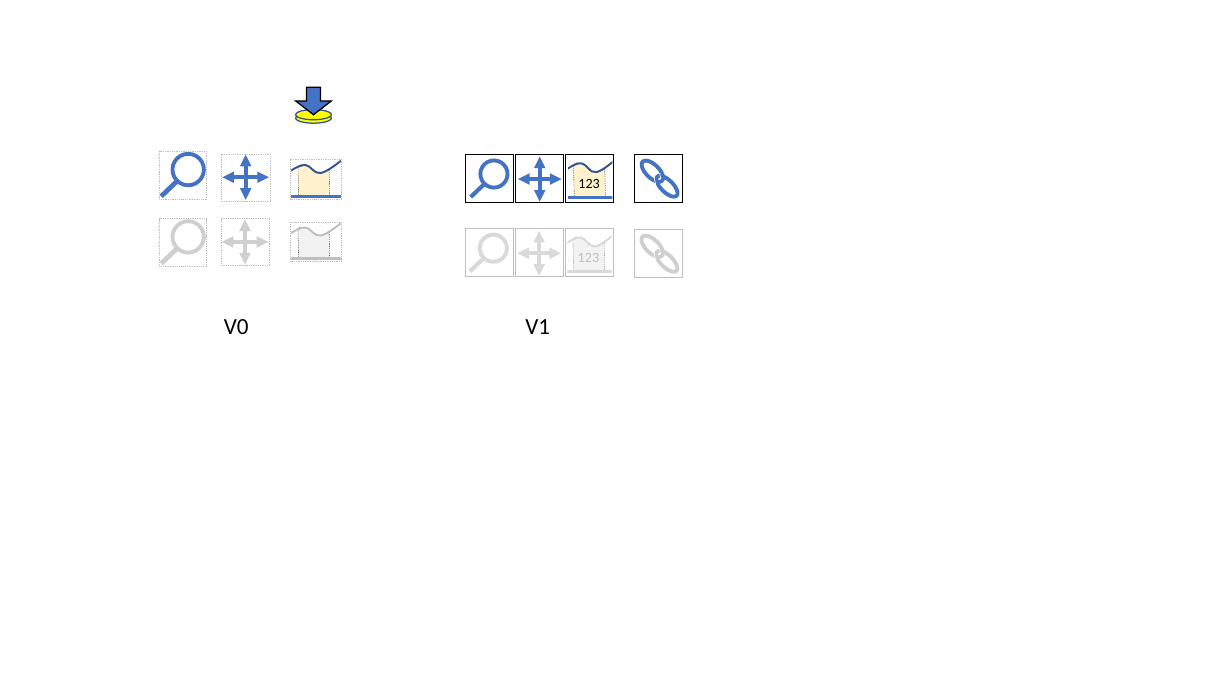
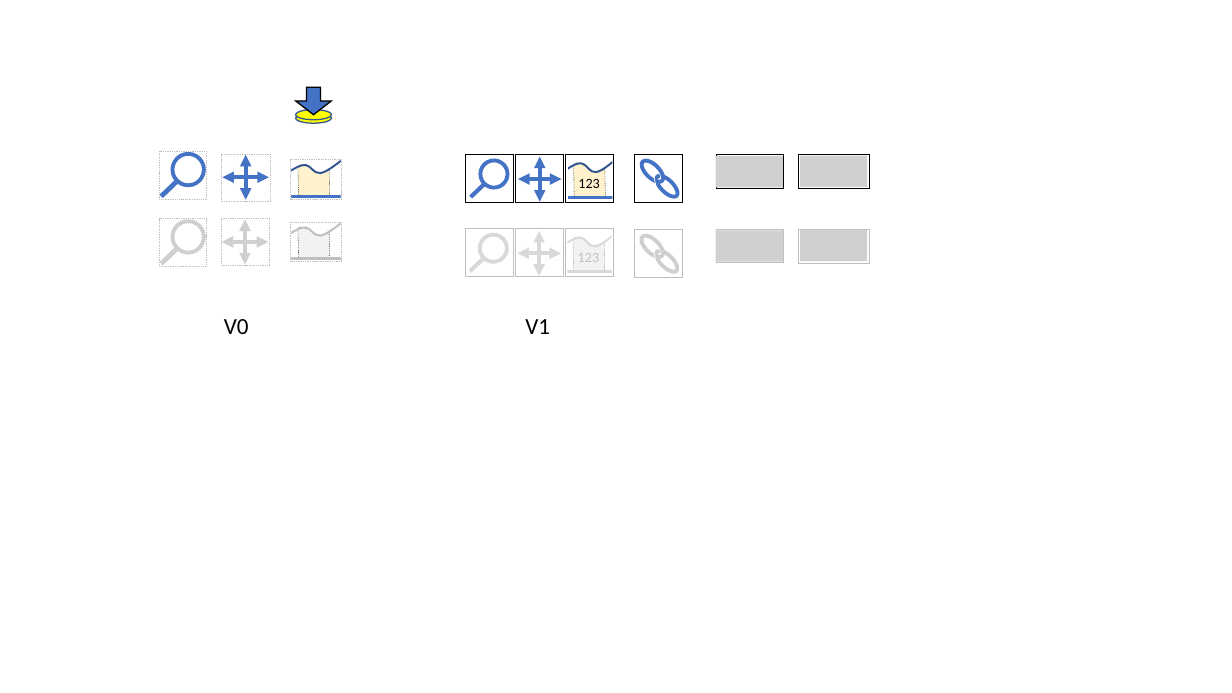
Before and after one commit to matsselen/IOLabWeb, a slide deck: slide 1 of images/IOLabWebImages.pptx. Drawn at 1232x693 pixels with LibreOffice and Linux fonts; fonts in the diff are those of the drawing; grey boxes stand for pictures. Boxes give left, top, right and bottom in pixels: in the first picture for what was removed or moved away, otherwise in the second. Text is boxed around its words. In the diff, an @@ line names an element or a change of style, - is before the commit and + after.

```diff
--- a/images/IOLabWebImages.pptx
+++ b/images/IOLabWebImages.pptx
@@ rectangle added at (716, 155, 784, 189), outline #000000 0.75 pt @@
@@ picture added at (716, 156, 784, 188) @@
@@ rectangle added at (799, 155, 871, 189), outline #000000 0.75 pt @@
@@ picture added at (800, 155, 868, 187) @@
@@ rectangle added at (716, 229, 784, 263), outline #BFBFBF 0.75 pt @@
@@ picture added at (716, 230, 784, 262) @@
@@ rectangle added at (799, 229, 871, 263), outline #BFBFBF 0.75 pt @@
@@ picture added at (800, 230, 868, 262) @@
```
Also in this commit, not shown: 15 other files.
